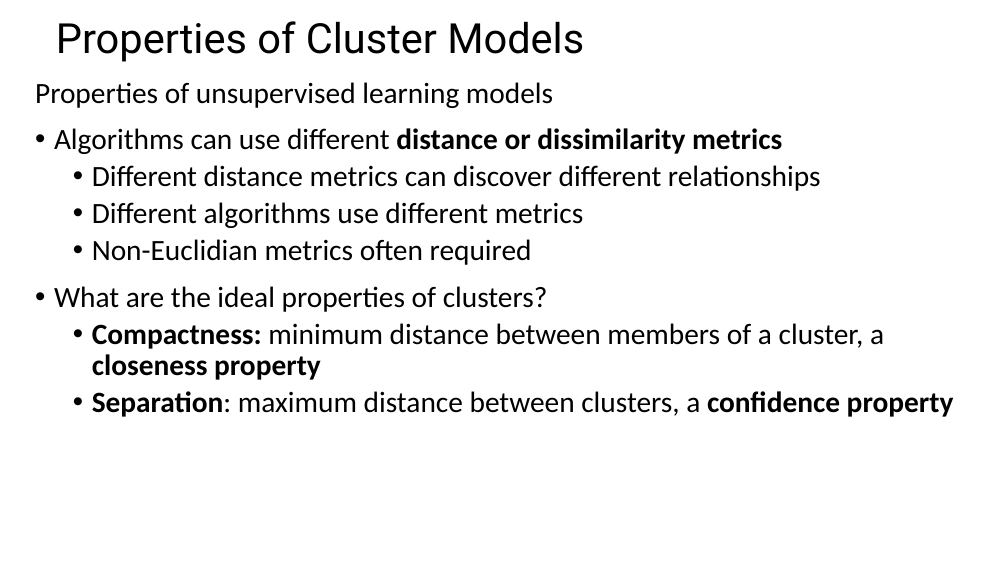
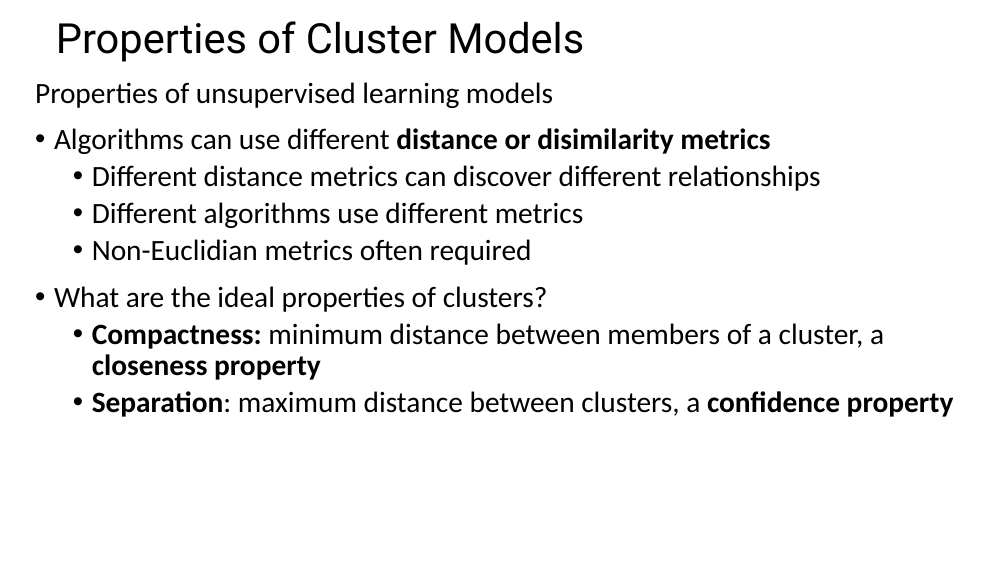
Before and after one commit to StephenElston/CSCI-E-108, a slide deck: slide 9 of slides/9_IntroductionToClustering_Part1.pptx. Drawn at 1008x567 pixels with LibreOffice and Linux fonts; fonts in the diff are those of the drawing. Boxes give left, top, right and bottom in pixels: in the first picture for what was removed or moved away, otherwise in the second. Text is boxed around its words. In the diff, an @@ line names an element or a change of style, - is before the commit and + after.

```diff
--- a/slides/9_IntroductionToClustering_Part1.pptx
+++ b/slides/9_IntroductionToClustering_Part1.pptx
@@ text at [54, 128, 770, 154]: text changed @@
-• Algorithms can use different distance or dissimilarity metrics
+• Algorithms can use different distance or disimilarity metrics
```
Also in this commit, not shown: 4 other slides changed.
